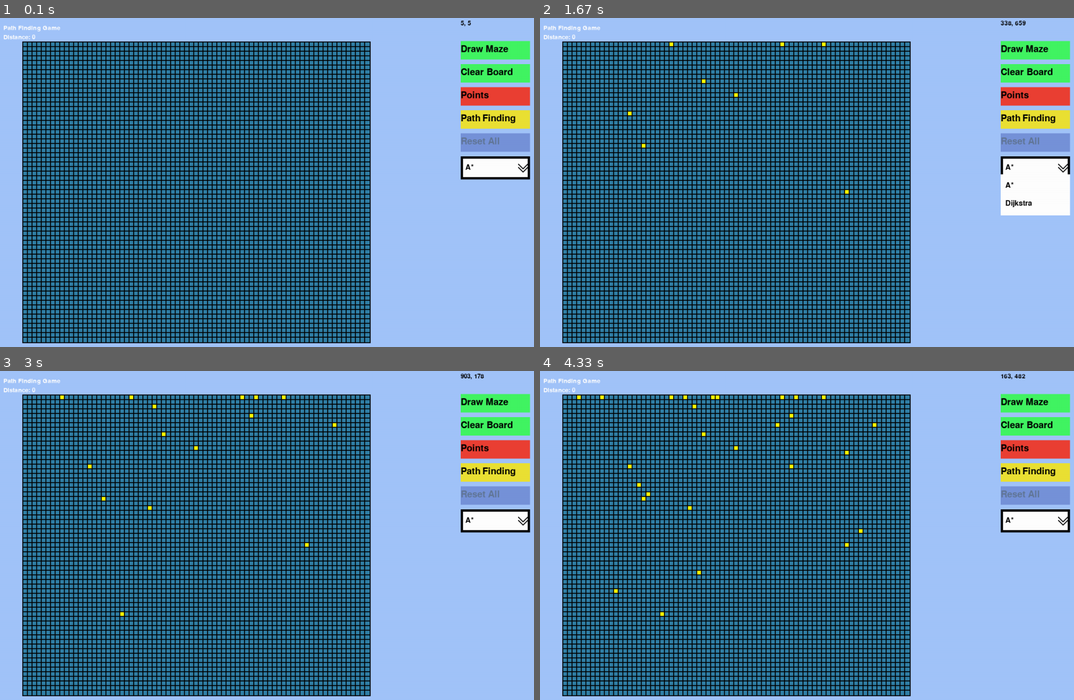
Above: before the commit, frames 1-4 (two rows, left to right).
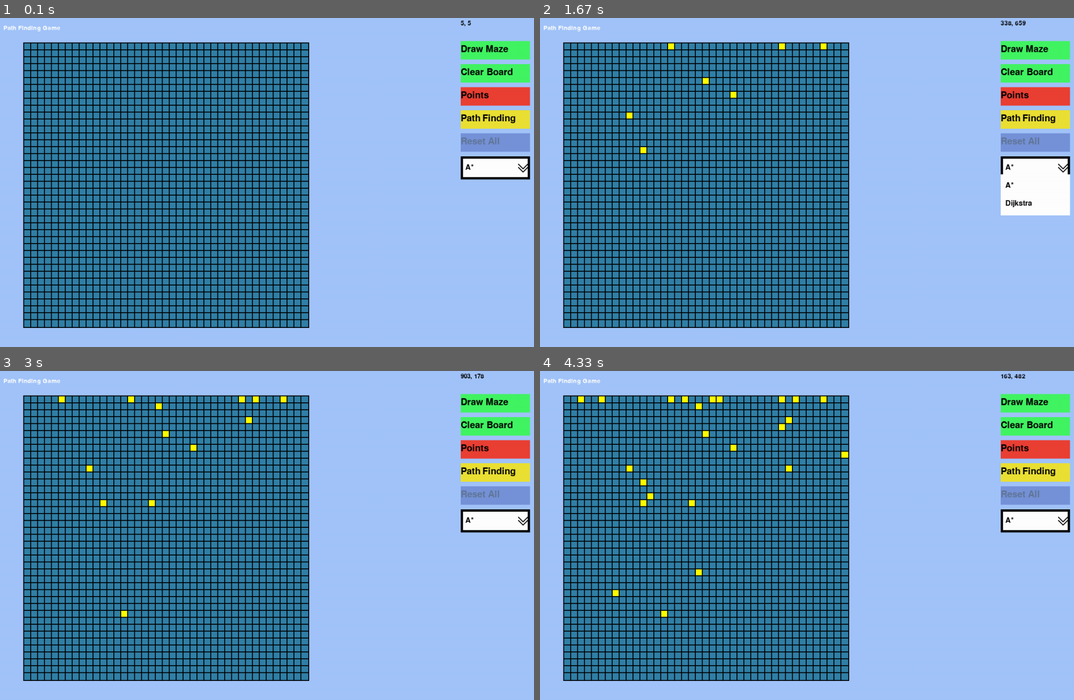
Above: after the commit, the same moments.

Repository: JonathanChan1234/Path-Finding-Python
Game: pygame game, started from ui/PathFindingGame.py
The game is run twice, just before and just after one commit, with the same random seed, the same clock (stepped at 60 frames per second) and the same inputs.
Inputs (mouse positions are in pixels of both pictures, inside the frame that each line leads up to):
- Up to frame 1 (0.1 s): no input
- Up to frame 2 (1.67 s): press the mouse at (823, 47) at 0.37 s; move the mouse to (732, 96) at 0.47 s; release the mouse at (641, 146) at 0.6 s; press the mouse at (780, 47) at 0.7 s; move the mouse to (705, 80) at 0.8 s; release the mouse at (630, 116) at 0.93 s; press the mouse at (673, 47) at 1.03 s; move the mouse to (849, 192) at 1.13 s; release the mouse at (1025, 340) at 1.27 s; press the mouse at (1063, 166) at 1.37 s; move the mouse to (876, 245) at 1.47 s; release the mouse at (694, 320) at 1.6 s
- Up to frame 3 (3 s): press the mouse at (181, 400) at 1.7 s; move the mouse to (149, 505) at 1.8 s; release the mouse at (122, 611) at 1.93 s; press the mouse at (181, 400) at 2.03 s; move the mouse to (304, 545) at 2.13 s; release the mouse at (427, 686) at 2.27 s; press the mouse at (64, 400) at 2.37 s; move the mouse to (154, 407) at 2.47 s; release the mouse at (250, 417) at 2.6 s; press the mouse at (256, 400) at 2.7 s; move the mouse to (336, 426) at 2.8 s; release the mouse at (416, 453) at 2.93 s
- Up to frame 4 (4.33 s): press the mouse at (721, 400) at 3.03 s; move the mouse to (790, 466) at 3.13 s; release the mouse at (860, 532) at 3.27 s; press the mouse at (582, 400) at 3.37 s; move the mouse to (641, 486) at 3.47 s; release the mouse at (700, 571) at 3.6 s; press the mouse at (710, 400) at 3.7 s; move the mouse to (780, 423) at 3.8 s; release the mouse at (844, 449) at 3.93 s; press the mouse at (684, 400) at 4.03 s; move the mouse to (652, 496) at 4.13 s; release the mouse at (614, 591) at 4.27 s

The runs differ from the first frame. In frame 1, 47% of the frame differs, in the area x 0-70%, y 5-99%; in frame 2, 47%; in frame 3, 47%; in frame 4, 47%.

Commit message:
update readme and small config changes

Diff:
--- a/ui/PathFindingGame.py
+++ b/ui/PathFindingGame.py
@@ -35,8 +35,6 @@
         self.grid = grid
         self.manager = UIManager()
         self.titleText = UIText(self.manager, 10, 10, (255, 255, 255), 'Path Finding Game')
-
-        self.pointText = UIText(self.manager, 10, 30, (255, 255, 255), f'Distance: {self.points}')
 
         self.mouse_debug_text = UIText(self.manager, 1000, 0, (0, 0, 0), '')
         self.drawMazeButton = UIButton(self.manager, 1000, 50, (66, 245, 99), 150, 40, font_size=20,
@@ -144,14 +142,10 @@
                     self.grid.set_algorithm(event.value)
             if event.type == pygame.KEYDOWN and event.key == pygame.K_F3:
                 self.grid.set_debug_mode(not self.grid.debug_mode)
-            if event.type == pygame.USEREVENT:
-                print(event)
-                print(event.grid.column)
-                print(event.grid.row)
 
 
 if __name__ == '__main__':
-    grid = PathFindingGrid(A_STAR, 75, 65, height=10, width=10, border_width=1)
+    grid = PathFindingGrid(A_STAR, 41, 41, height=15, width=15, border_width=3)
     path_finding_game = PathFindingGame(WINDOW_WIDTH, WINDOW_HEIGHT, FPS, BACKGROUND_COLOR, grid)
     while path_finding_game.running:
         path_finding_game.event_handle()
Not shown, changed: README.md
Binary file changed: demo.gif
Binary file added: maze-demo.png
